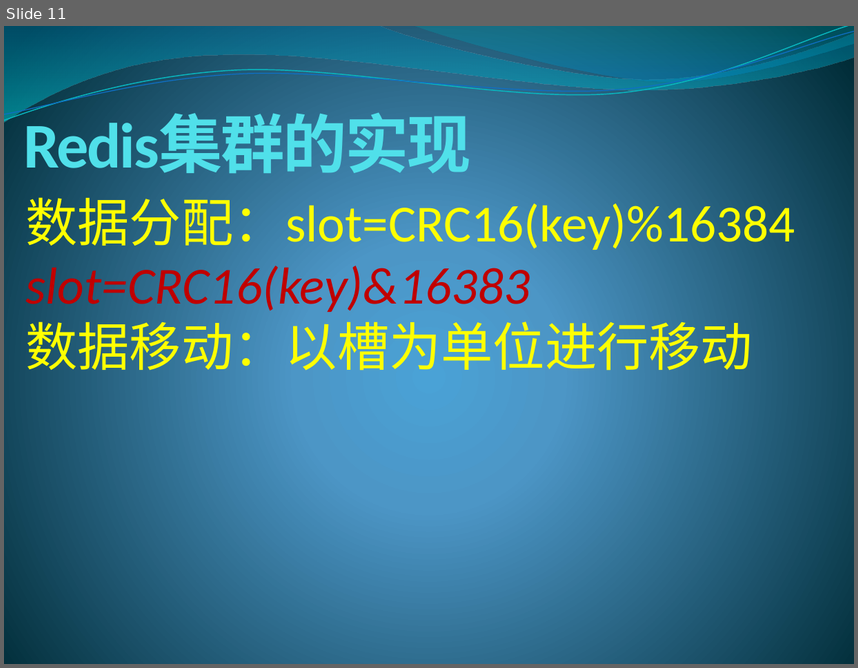
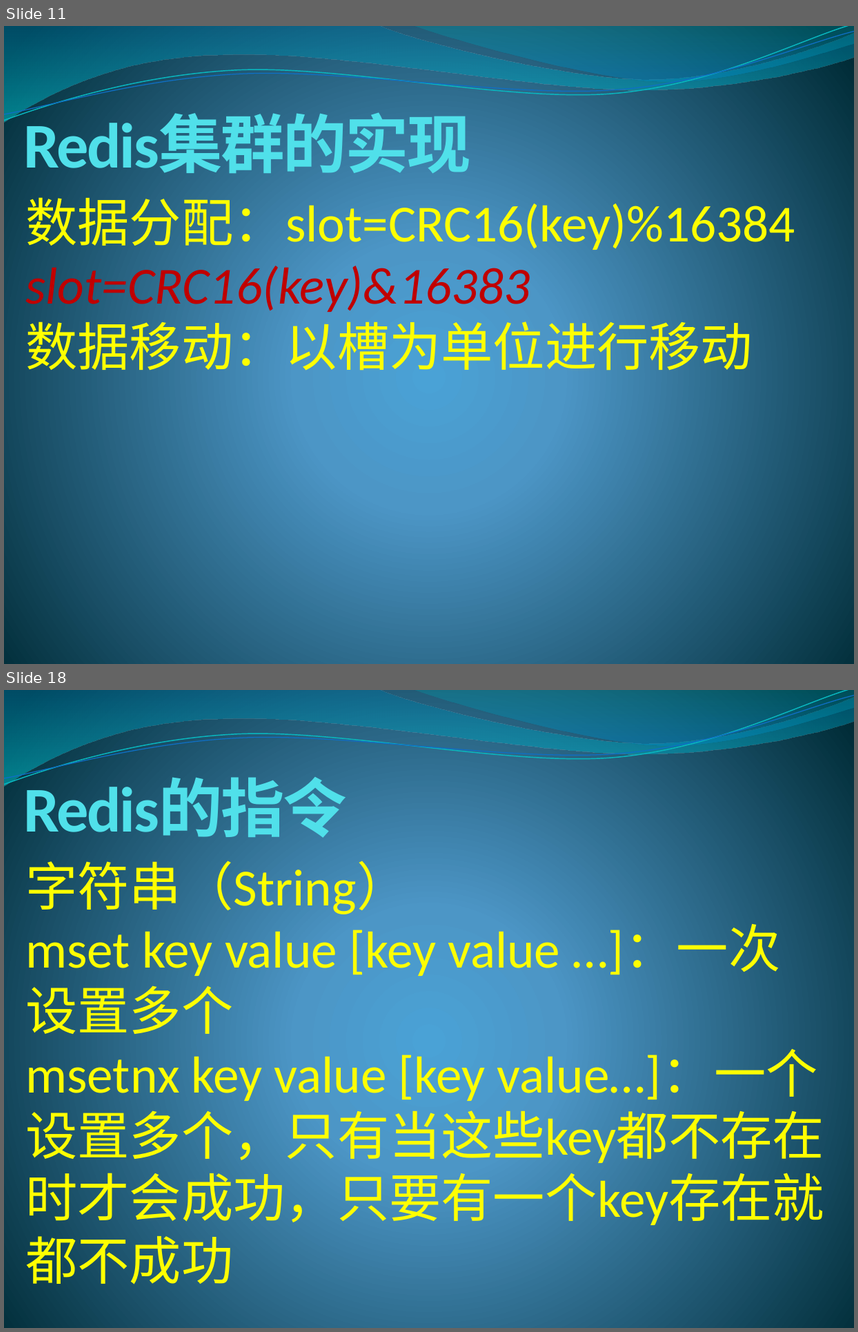
Before and after one commit to lixinjie1985/redis, a slide deck: docs/redis-01.pptx. Shown one above the other, each under a label of ours: slide 11 before the commit, slides 11 and 18 after it; the slides between them are not shown. The pictures are 858x668 and 858x1332 pixels, drawn with LibreOffice and Linux fonts; fonts in the diff are those of the drawing. Boxes give left, top, right and bottom in pixels: in the first picture for what was removed or moved away, otherwise in the second. Text is boxed around its words. In the diff, an @@ line names an element or a change of style, - is before the commit and + after.

```diff
--- a/docs/redis-01.pptx
+++ b/docs/redis-01.pptx
@@ slide 18 added at [4, 690, 854, 1328], background gradient #4AA0D6 to #4C98C7 to #002C38; not listed: 4 template elements that a slide beside it also shows @@
@@ title added at [24, 778, 347, 847], 54 pt, text #51E0EA, bold @@
+Redis的指令
@@ text added at [25, 852, 824, 1230], 44 pt, text #FFFF00 @@
+字符串（String）
+mset key value [key value …]：一次设置多个
+msetnx key value [key value…]：一个设置多个，只有当这些key都不存在时才会成功，只要有一个key存在就都不成功
```
Also in this commit, not shown: 8 other slides added.
